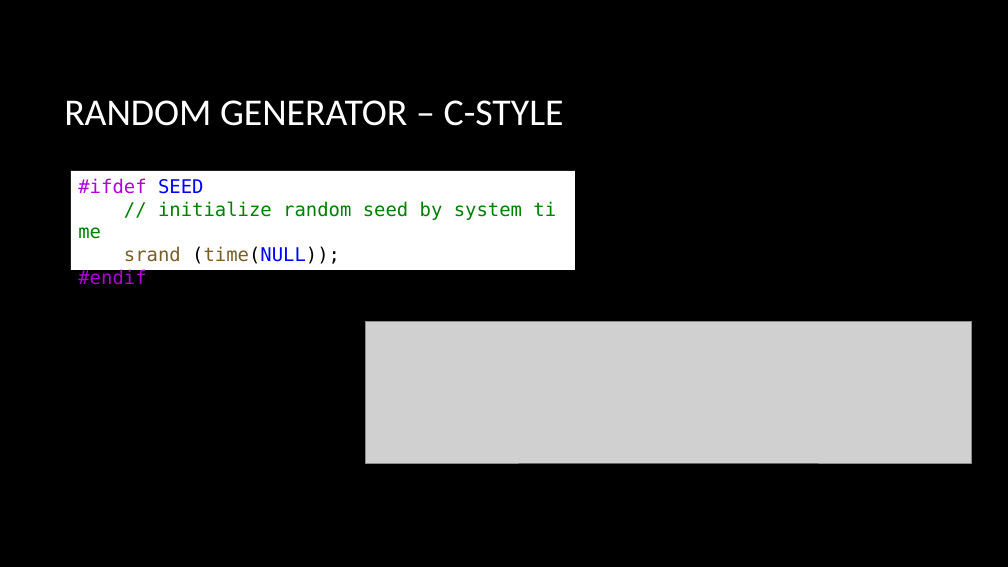
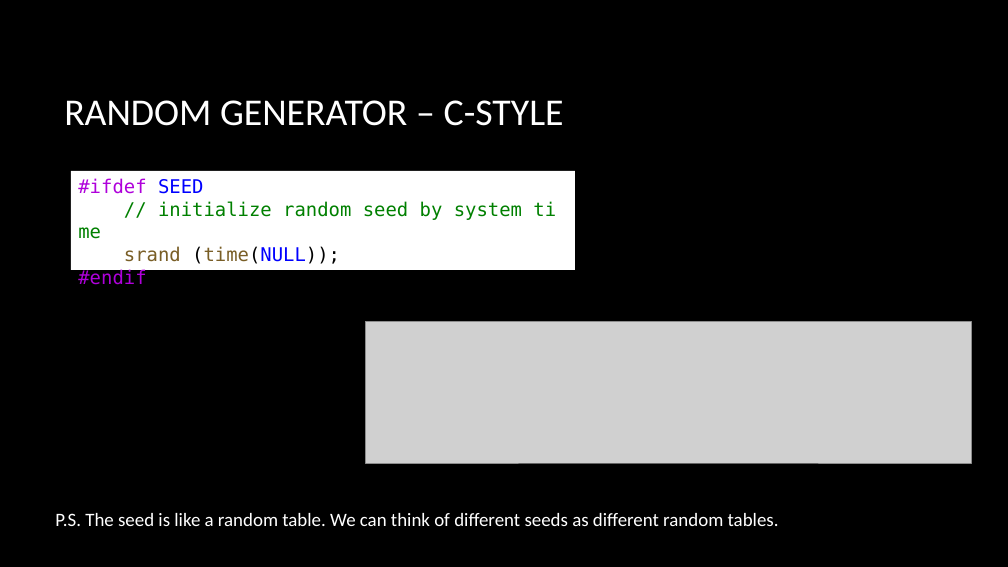
Before and after one commit to CNOCycle/cpp_tutorial, a slide deck: slide 13 of lab04-googletest/00-lab04.pptx. Drawn at 1008x567 pixels with LibreOffice and Linux fonts; fonts in the diff are those of the drawing; grey boxes stand for pictures; background and template pictures are left out. Boxes give left, top, right and bottom in pixels: in the first picture for what was removed or moved away, otherwise in the second. Text is boxed around its words. In the diff, an @@ line names an element or a change of style, - is before the commit and + after.

```diff
--- a/lab04-googletest/00-lab04.pptx
+++ b/lab04-googletest/00-lab04.pptx
@@ text added at box(55, 513, 779, 526), 18 pt, text #FFFFFF @@
+P.S. The seed is like a random table. We can think of different seeds as different random tables.
```
Also in this commit, not shown: 2 other slides changed.
